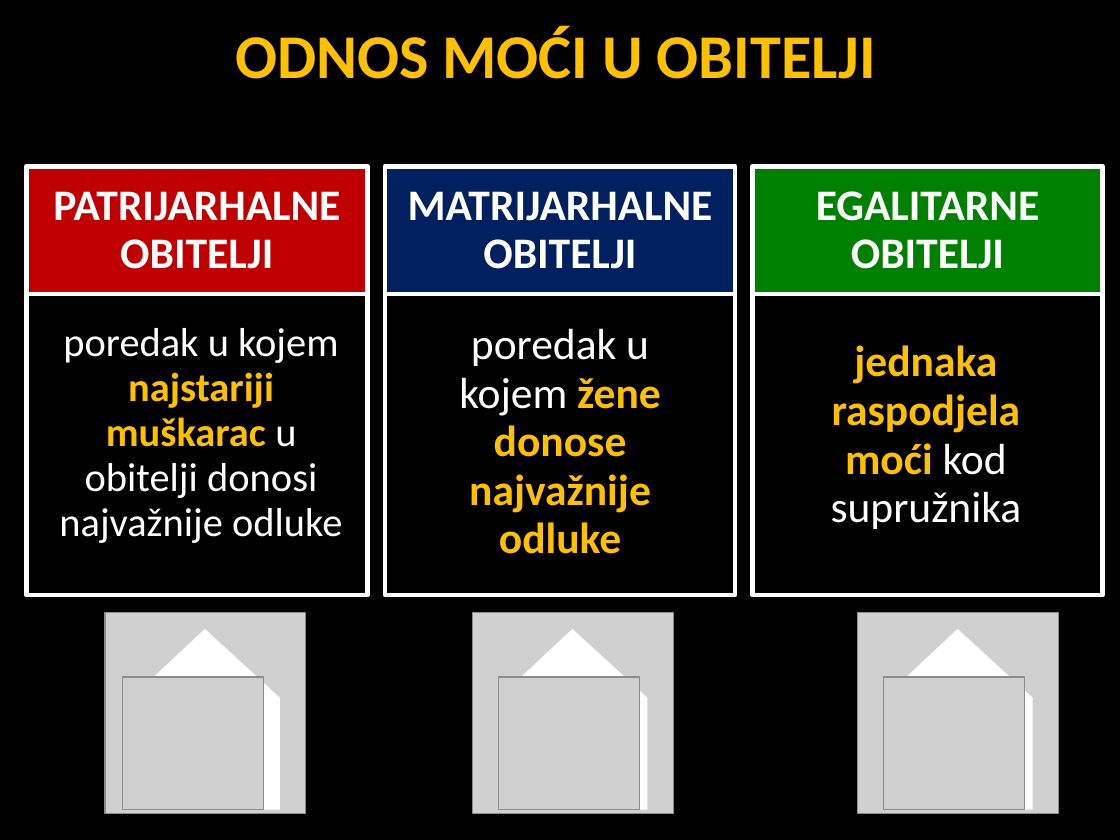
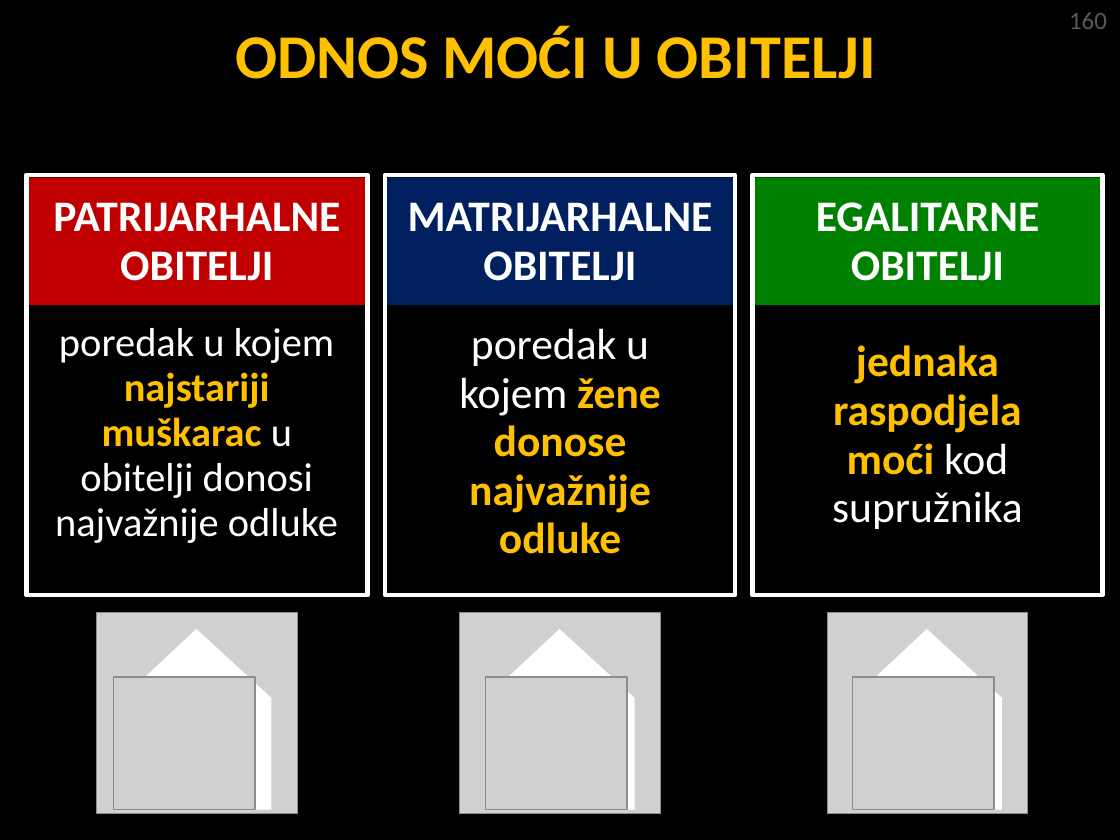
Before and after one commit to srednja-skola/sociologija, a slide deck: slide 7 of data/pptx/008_Obitelj_brak_i_srodstvo.pptx. Drawn at 1120x840 pixels with LibreOffice and Linux fonts; fonts in the diff are those of the drawing; grey boxes stand for pictures. Boxes give left, top, right and bottom in pixels: in the first picture for what was removed or moved away, otherwise in the second. Text is boxed around its words. In the diff, an @@ line names an element or a change of style, - is before the commit and + after.

```diff
--- a/data/pptx/008_Obitelj_brak_i_srodstvo.pptx
+++ b/data/pptx/008_Obitelj_brak_i_srodstvo.pptx
@@ text added at [1069, 12, 1107, 29], 16 pt, text #595959 @@
+160
@@ 3 rectangles: place and size @@
-3 rectangles at [26, 166, 1102, 293]
+3 rectangles at [26, 178, 1102, 306]
@@ outline #FFFFFF 3 pt to none in 3 elements at [26, 178, 367, 306], [385, 178, 735, 306], [753, 178, 1102, 306] @@
@@ text "poredak u kojem najstariji muškarac ...": place and size @@
-text "poredak u kojem najstariji muškarac ..." at [59, 328, 342, 543]
+text "poredak u kojem najstariji muškarac ..." at [55, 328, 338, 543]
@@ picture: place and size @@
-picture at [473, 613, 673, 813]
+picture at [459, 613, 660, 813]
@@ 3 pictures, 2 rectangles, 2 triangles: place and size @@
-3 pictures, 2 rectangles, 2 triangles at [105, 613, 647, 813]
+3 pictures, 2 rectangles, 2 triangles at [96, 613, 635, 813]
@@ 2 pictures, 1 rectangle, 1 triangle: place and size @@
-2 pictures, 1 rectangle, 1 triangle at [858, 613, 1058, 813]
+2 pictures, 1 rectangle, 1 triangle at [827, 613, 1027, 813]
```
Also in this commit, not shown: 14 other slides changed, 2 slides removed, 1 other file.
